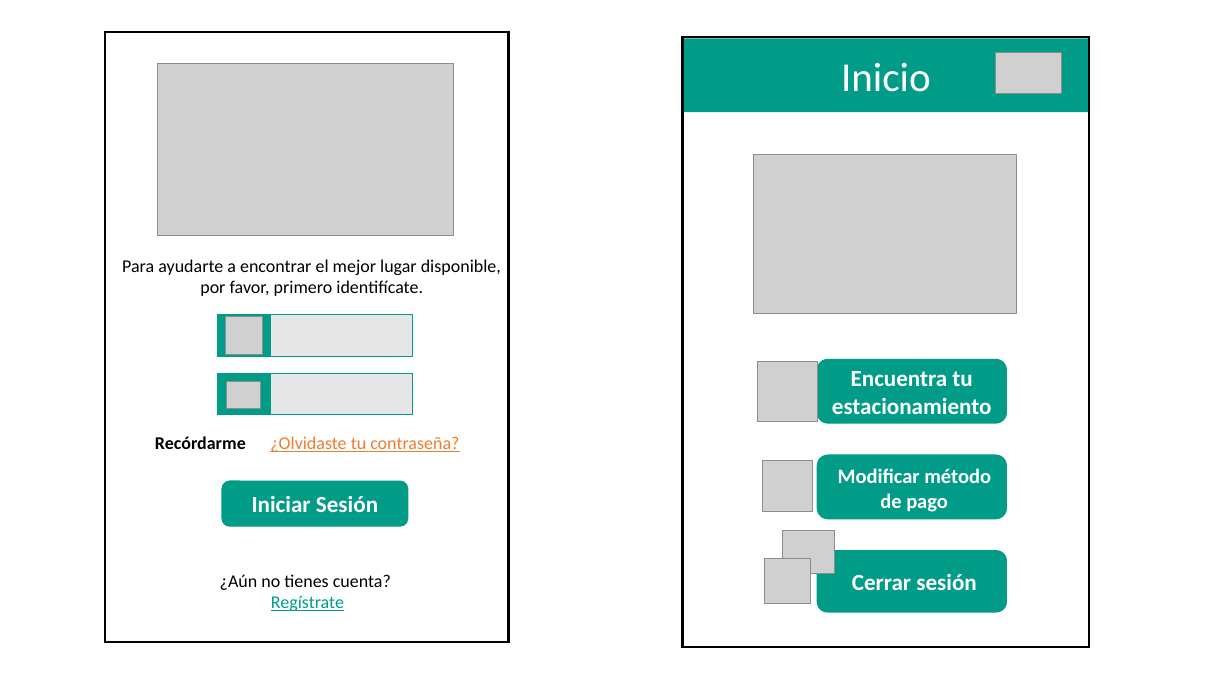
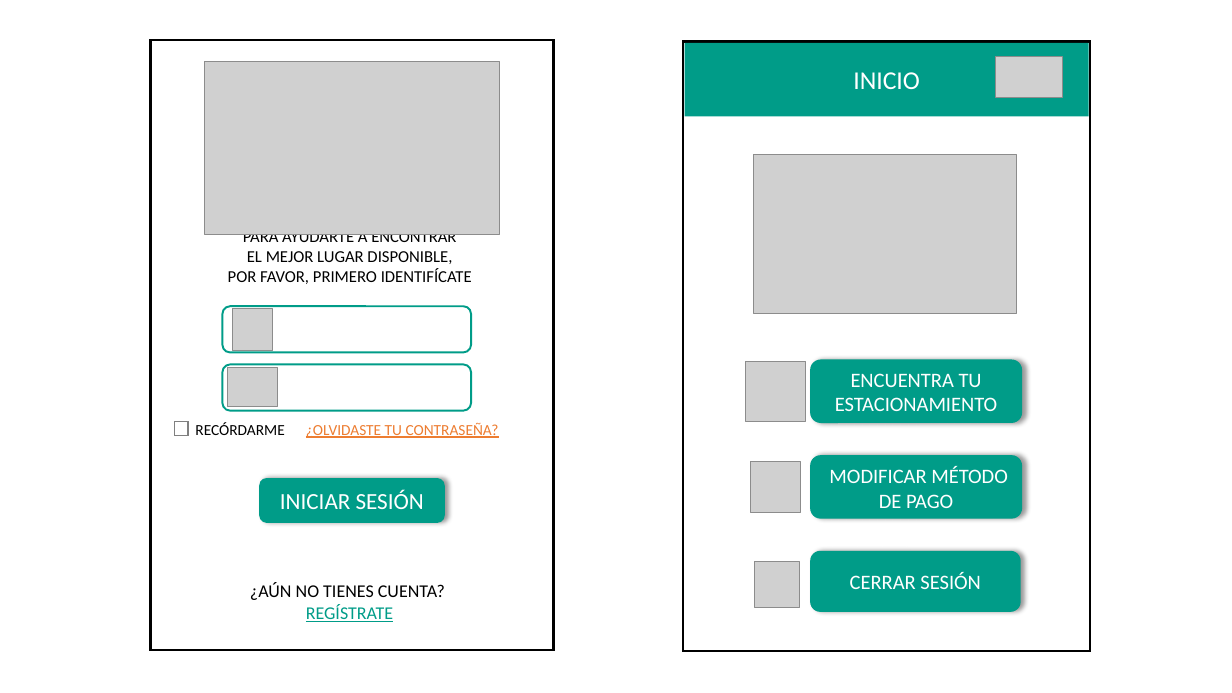
Before and after one commit to ajbeem/iotserver, a slide deck: slide 3 of documentation/MapaNavegacion.pptm (slide 4 before the commit). Drawn at 1232x693 pixels with LibreOffice and Linux fonts; fonts in the diff are those of the drawing; grey boxes stand for pictures. Boxes give left, top, right and bottom in pixels: in the first picture for what was removed or moved away, otherwise in the second. Text is boxed around its words. In the diff, an @@ line names an element or a change of style, - is before the commit and + after.

```diff
--- a/documentation/MapaNavegacion.pptm
+++ b/documentation/MapaNavegacion.pptm
@@ rectangle: place and size @@
-rectangle at [105,32,508,642]
+rectangle at [151,40,554,650]
@@ 2 rectangles, 1 picture: place and size @@
-2 rectangles, 1 picture at [683,37,1090,647]
+2 rectangles, 1 picture at [683,42,1090,652]
@@ picture: place and size @@
-picture at [157,64,453,237]
+picture at [204,62,500,235]
@@ text in rectangle at [853,72,920,89]: text changed; size 32 to 20 pt @@
-Inicio
+INICIO
@@ text at [228,234,472,284]: text changed; size 14 to 13 pt @@
-Para ayudarte a encontrar el mejor lugar disponible,
-por favor, primero identifícate.
+PARA AYUDARTE A ENCONTRAR
+EL MEJOR LUGAR DISPONIBLE,
+POR FAVOR, PRIMERO IDENTIFÍCATE
@@ rounded rectangle added at [223,306,471,352], outline #009C88 1.5 pt @@
@@ picture: place and size @@
-picture at [226,316,262,355]
+picture at [232,309,273,351]
@@ group removed at [217,315,412,415]: 4 rectangles @@
@@ rounded rectangle added at [223,364,471,410], outline #009C88 1.5 pt @@
@@ picture: place and size @@
-picture at [226,382,261,409]
+picture at [227,368,277,408]
@@ picture: place and size @@
-picture at [758,361,818,421]
+picture at [746,361,806,421]
@@ rounded rectangle "ENCUENTRA TU ESTACIONAMIENTO": place and size @@
-rounded rectangle "ENCUENTRA TU ESTACIONAMIENTO" at [818,360,1007,423]
+rounded rectangle "ENCUENTRA TU ESTACIONAMIENTO" at [811,360,1022,423]
@@ text in rounded rectangle at [835,373,998,411]: text changed; size 18 to 16 pt; bold off @@
-Encuentra tu estacionamiento
+ENCUENTRA TU ESTACIONAMIENTO
@@ rectangle added at [174,421,188,435], fill #FFFFFF, outline #808080 1 pt @@
@@ text at [195,422,499,438]: text changed; size 14 to 12 pt @@
-Recórdarme ¿Olvidaste tu contraseña?
+RECÓRDARME ¿OLVIDASTE TU CONTRASEÑA?
@@ outline #009C88 1 pt to none; shadow on in 4 elements at [811,551,1021,612], [811,360,1022,423], [811,456,1022,519], [260,478,445,523] @@
@@ rounded rectangle "INICIAR SESIÓN": place and size @@
-rounded rectangle "INICIAR SESIÓN" at [222,482,408,527]
+rounded rectangle "INICIAR SESIÓN" at [260,478,445,523]
@@ picture: place and size @@
-picture at [762,461,812,511]
+picture at [750,462,800,512]
@@ rounded rectangle "MODIFICAR MÉTODO DE PAGO": place and size @@
-rounded rectangle "MODIFICAR MÉTODO DE PAGO" at [818,456,1007,519]
+rounded rectangle "MODIFICAR MÉTODO DE PAGO" at [811,456,1022,519]
@@ text in rounded rectangle at [829,466,1008,508]: text changed; bold off @@
-Modificar método
-de pago
+MODIFICAR MÉTODO DE PAGO
@@ text in rounded rectangle at [280,490,424,509]: text changed; bold off @@
-Iniciar Sesión
+INICIAR SESIÓN
@@ picture removed at [783,531,836,574] @@
@@ picture: place and size @@
-picture at [765,559,811,604]
+picture at [754,562,799,607]
@@ rounded rectangle "CERRAR SESIÓN": place and size @@
-rounded rectangle "CERRAR SESIÓN" at [818,551,1007,612]
+rounded rectangle "CERRAR SESIÓN" at [811,551,1021,612]
@@ text at [250,583,445,622]: text changed @@
-¿Aún no tienes cuenta?
-Regístrate
+¿AÚN NO TIENES CUENTA?
+REGÍSTRATE
@@ text in rounded rectangle at [850,572,981,589]: text changed; size 18 to 16 pt; bold off @@
-Cerrar sesión
+CERRAR SESIÓN
```
Also in this commit, not shown: 6 other slides changed, 12 slides added.
